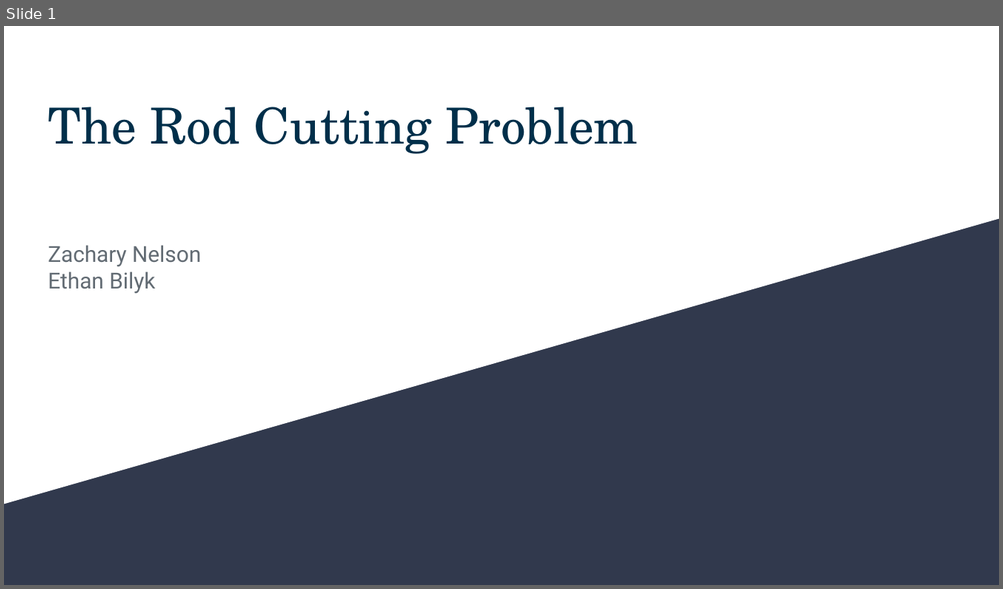
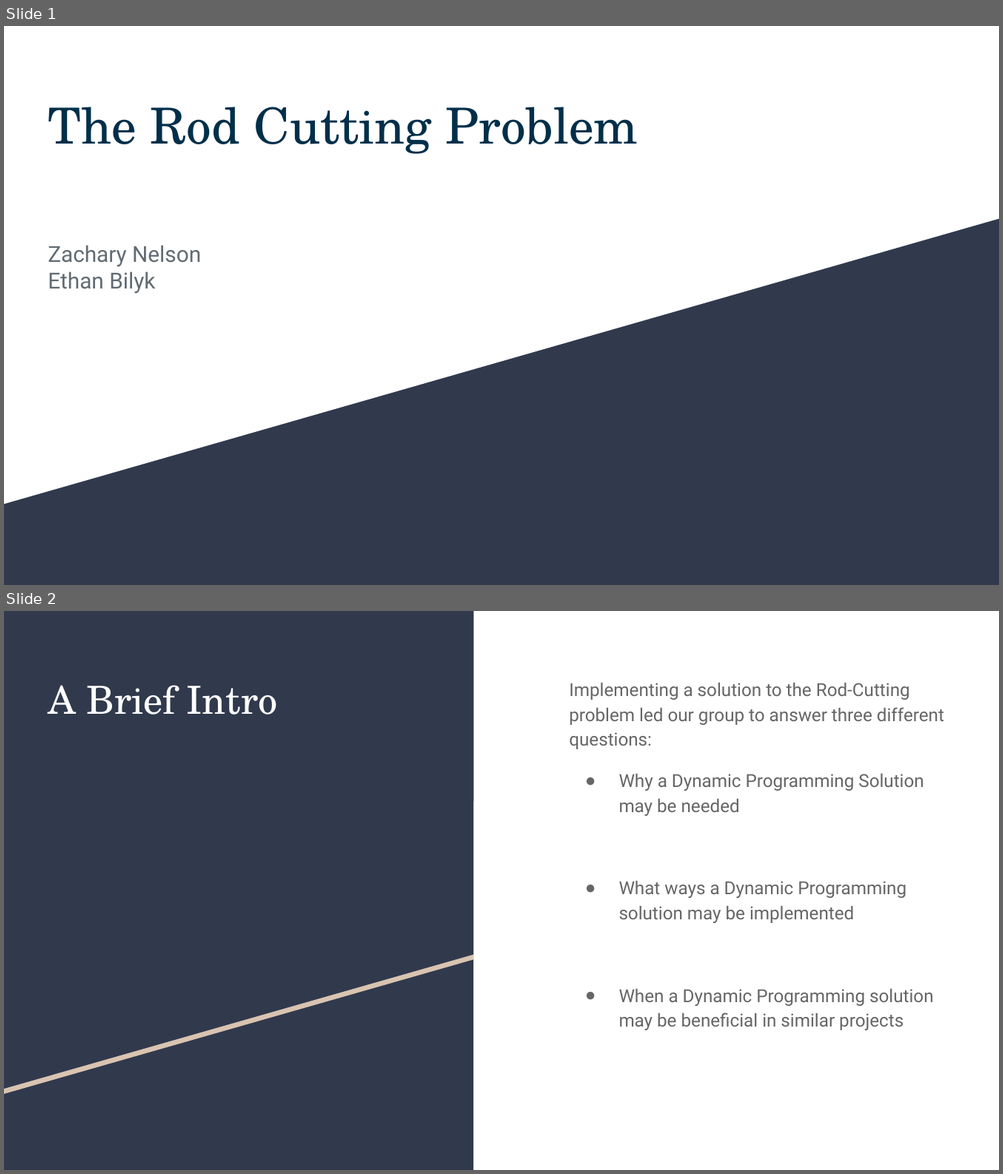
Before and after one commit to Primeeight/C311-Project, a slide deck: doc/The Rod Cutting Problem.pptx. Shown one above the other, each under a label of ours: slide 1 before the commit, slides 1 and 2 after it. The pictures are 1003x589 and 1003x1174 pixels, drawn with LibreOffice and Linux fonts; fonts in the diff are those of the drawing. Boxes give left, top, right and bottom in pixels: in the first picture for what was removed or moved away, otherwise in the second. Text is boxed around its words. In the diff, an @@ line names an element or a change of style, - is before the commit and + after.

```diff
--- a/doc/The Rod Cutting Problem.pptx
+++ b/doc/The Rod Cutting Problem.pptx
@@ slide 2 added at (4,611,999,1170), background #FFFFFF @@
@@ rectangle added at (4,611,473,1170), fill #31394D @@
@@ freeform shape added at (4,616,473,1094), fill #D9C4B1 @@
@@ freeform shape added at (4,611,473,1089), fill #31394D @@
@@ title added at (48,685,278,715), 28 pt, text #FFFFFF @@
+A Brief Intro
@@ text added at (569,683,944,1031), 13 pt, text #666666 @@
+Implementing a solution to the Rod-Cutting problem led our group to answer three different questions:
+● Why a Dynamic Programming Solution may be needed
+● What ways a Dynamic Programming solution may be implemented
+● When a Dynamic Programming solution may be beneficial in similar projects
```
Also in this commit, not shown: 11 other slides added, 1 other file.
